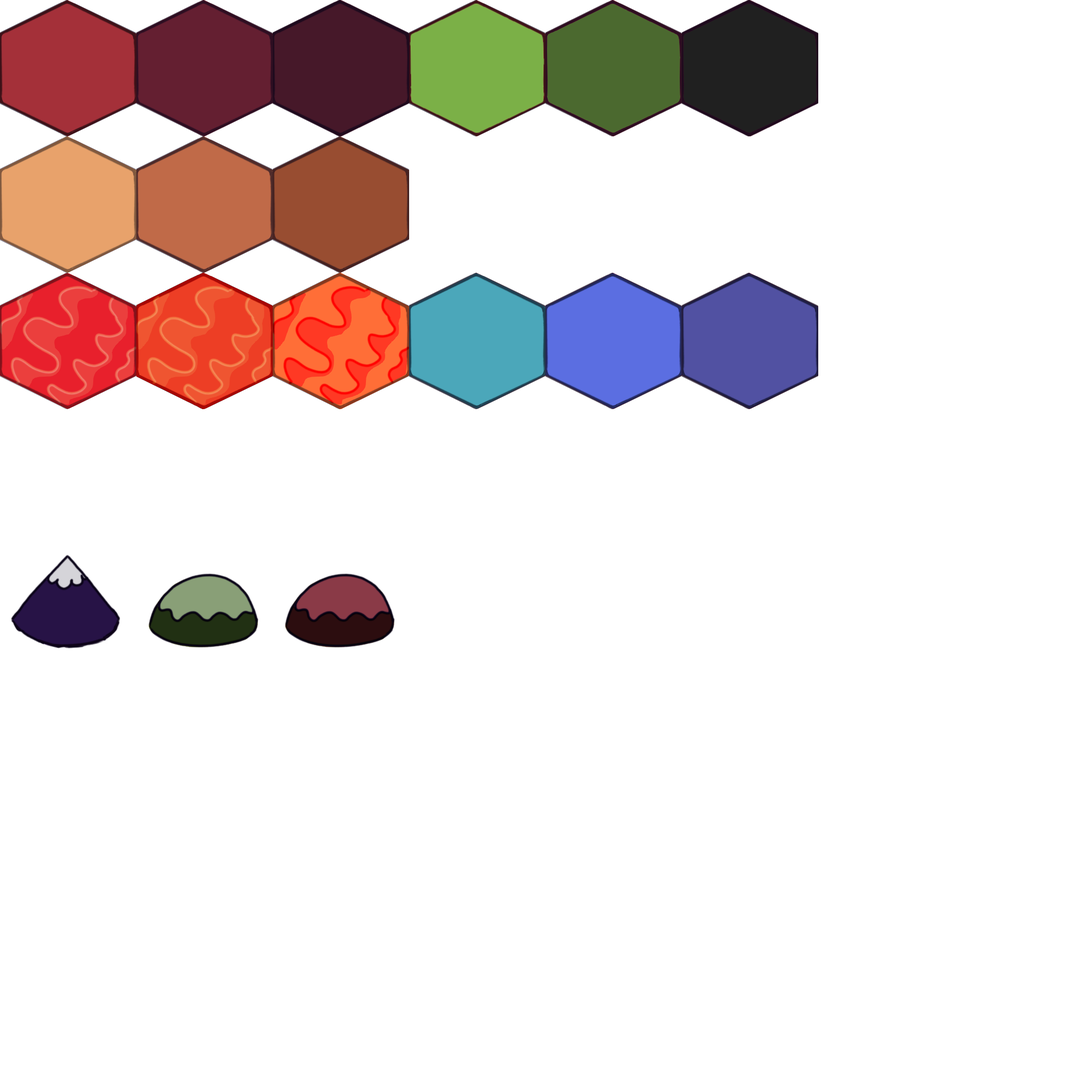
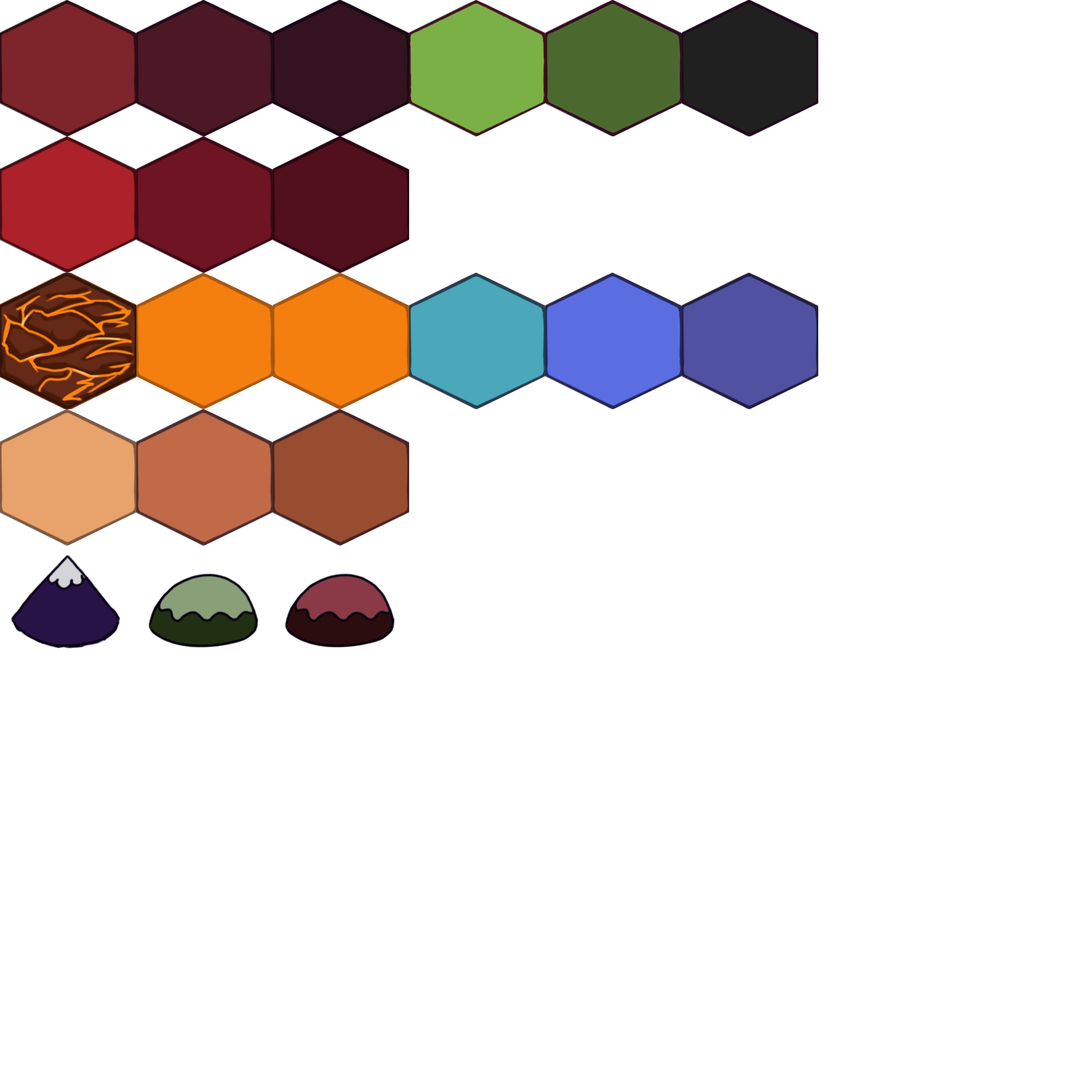
Before/after of a 1091px x 1091px layered artwork. What changed in the layer stack:
added layer "Paint Layer 3" (soft light, 64%) in group "Group 2" over 0, 102, 410, 273
added group "Group 6" with 4 layers in group "Group 2" over 0, 0, 410, 546
added layer "Paint Layer 7" (color burn, 24%) in group "Group 6" over 0, 0, 410, 546
